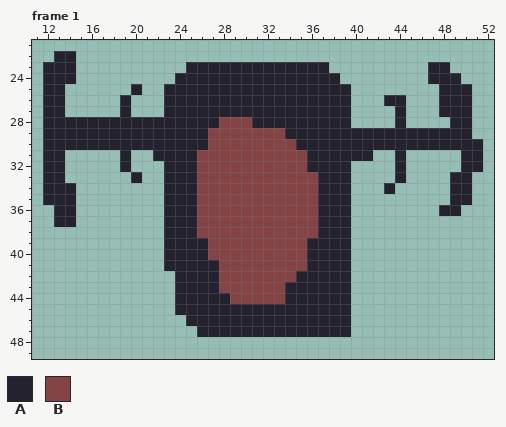
Two versions of one pixel-art file, assets/satelite_1.aseprite. Above is the file before it was changed.
64x64 pixels, 1 frame. Shown: frame 1: x 11..52, y 21..49. The commit also changed other frames, which this record leaves out.
Palette (. is transparent): A #24222e  B #844344
Pixels before, frame 1, first column x 12:
22 .AA.....................................
23 AAA..........AAAAAAAAAAAAA.........AA...
24 AAA.........AAAAAAAAAAAAAAA........AAA..
25 AA......A..AAAAAAAAAAAAAAAAA........AAA.
26 AA.....A...AAAAAAAAAAAAAAAAA...AA...AAA.
27 AA.....A...AAAAAAAAAAAAAAAAA....A...AAA.
28 AAAAAAAAAAAAAAAABBBAAAAAAAAA....A....AA.
29 AAAAAAAAAAAAAAABBBBBBBAAAAAAAAAAAAAAAAA.
30 AAAAAAAAAAAAAAABBBBBBBBAAAAAAAAAAAAAAAAA
31 AA.....A..AAAABBBBBBBBBBAAAAAA..A.....AA
32 AA.....A...AAABBBBBBBBBBAAAA....A.....AA
33 AA......A..AAABBBBBBBBBBBAAA....A....AA.
34 AAA........AAABBBBBBBBBBBAAA...A.....AA.
35 AAA........AAABBBBBBBBBBBAAA.........AA.
36 .AA........AAABBBBBBBBBBBAAA........AA..
37 .AA........AAABBBBBBBBBBBAAA............
38 ...........AAABBBBBBBBBBBAAA............
39 ...........AAAABBBBBBBBBAAAA............
40 ...........AAAABBBBBBBBBAAAA............
41 ...........AAAAABBBBBBBBAAAA............
42 ............AAAABBBBBBBAAAAA............
43 ............AAAABBBBBBAAAAAA............
44 ............AAAAABBBBBAAAAAA............
45 ............AAAAAAAAAAAAAAAA............
46 .............AAAAAAAAAAAAAAA............
47 ..............AAAAAAAAAAAAAA............
Now the later version:
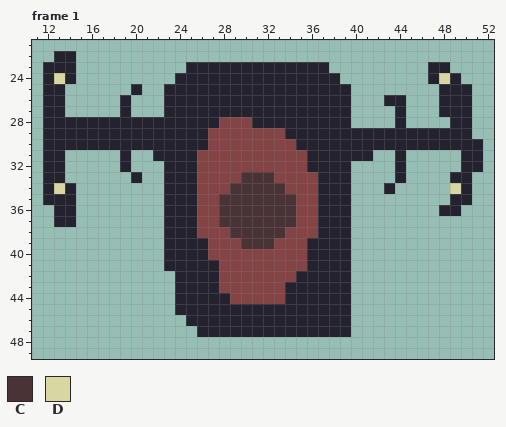
Colours new in this view: C #4a3337  D #d9d7a1
Edits made:
{"where": "frame 1"}
{"frame":1,"y":24,"x":13,"old":"A","new":"D"}
{"frame":1,"y":24,"x":48,"old":"A","new":"D"}
{"frame":1,"y":33,"x":30,"old":"BBB","new":"CCC"}
{"frame":1,"y":34,"x":13,"old":"A","new":"D"}
{"frame":1,"y":34,"x":29,"old":"BBBBB","new":"CCCCC"}
{"frame":1,"y":34,"x":49,"old":"A","new":"D"}
{"frame":1,"y":35,"x":28,"old":"BBBBBBB","new":"CCCCCCC"}
{"frame":1,"y":36,"x":28,"old":"BBBBBBB","new":"CCCCCCC"}
{"frame":1,"y":37,"x":28,"old":"BBBBBBB","new":"CCCCCCC"}
{"frame":1,"y":38,"x":29,"old":"BBBBB","new":"CCCCC"}
{"frame":1,"y":39,"x":30,"old":"BBB","new":"CCC"}
{"label":"changed","picture_box":[54,73,65,84]}
{"label":"changed","picture_box":[439,73,450,84]}
{"label":"changed","picture_box":[219,172,296,249]}
{"label":"changed","picture_box":[54,183,65,194]}
{"label":"changed","picture_box":[450,183,461,194]}
